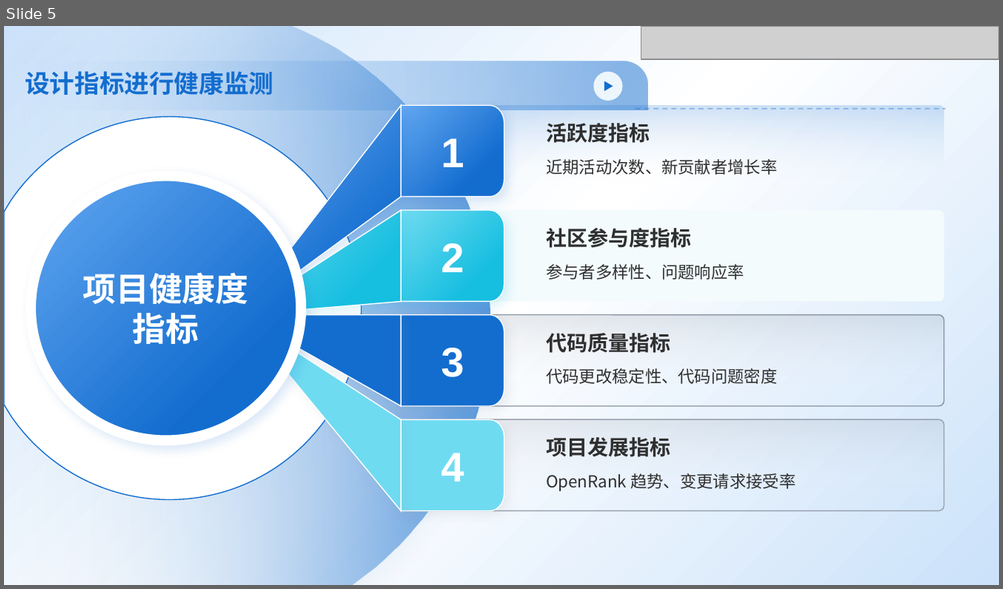
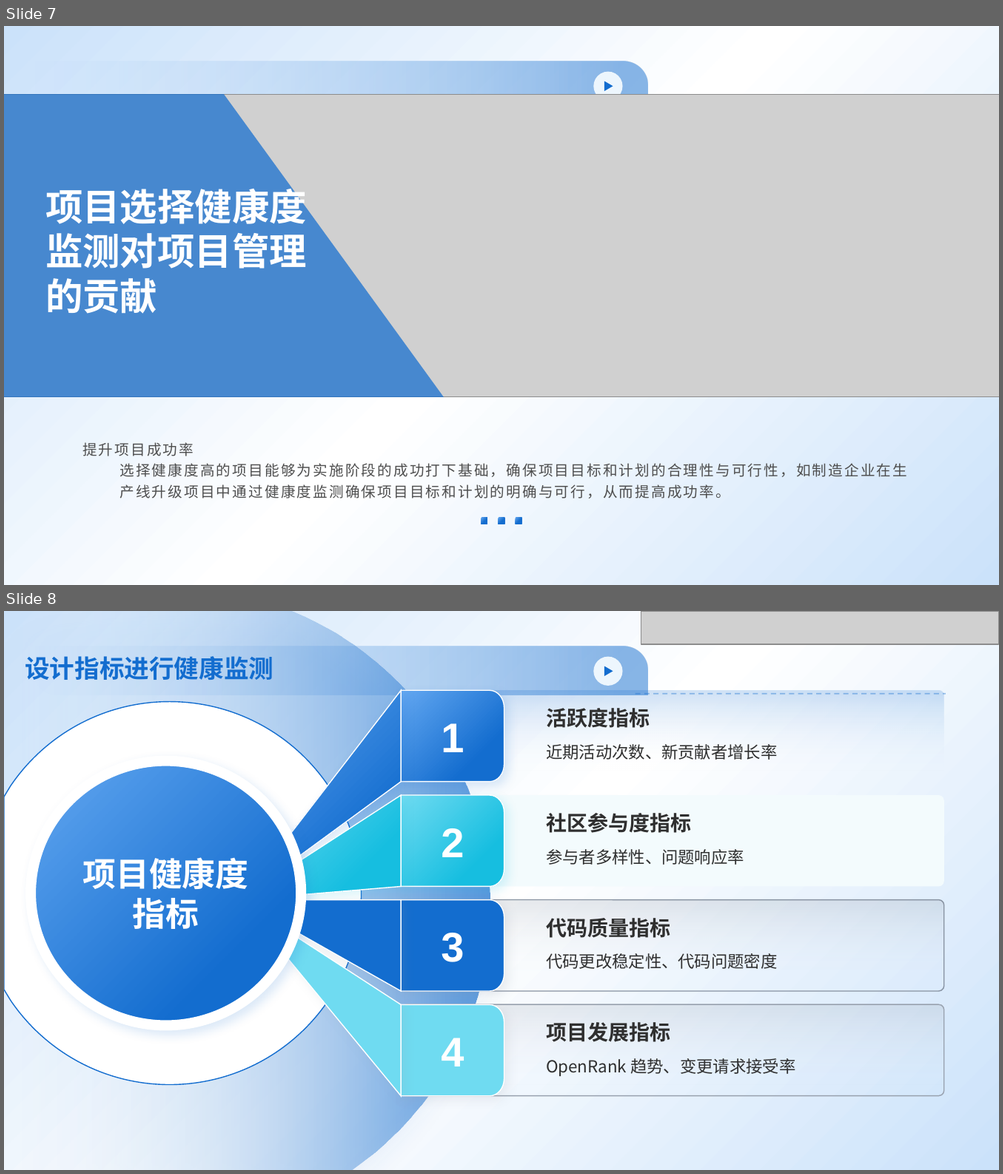
Before and after one commit to zxywx0924/openrank, a slide deck: OpenRank杯初赛——现在游戏中队.pptx. Shown one above the other, each under a label of ours: slide 5 before the commit, slides 7 and 8 after it. The pictures are 1003x589 and 1003x1174 pixels, drawn with LibreOffice and Linux fonts; fonts in the diff are those of the drawing; grey boxes stand for pictures. Boxes give left, top, right and bottom in pixels: in the first picture for what was removed or moved away, otherwise in the second. Text is boxed around its words. In the diff, an @@ line names an element or a change of style, - is before the commit and + after.

```diff
--- a/OpenRank杯初赛——现在游戏中队.pptx
+++ b/OpenRank杯初赛——现在游戏中队.pptx
@@ slide 7 added at bbox=[4, 26, 999, 585], background gradient #CBE2FA to #FFFFFF; not listed: 3 template elements that a slide beside it also shows @@
@@ picture added at bbox=[4, 95, 999, 397] @@
@@ freeform shape added at bbox=[4, 94, 444, 397], fill #136DCF at 72% opacity @@
@@ title added at bbox=[45, 183, 307, 314], 36 pt, text #FFFFFF, bold @@
+项目选择健康度监测对项目管理的贡献
@@ text added at bbox=[82, 443, 908, 499], 14 pt, text #4E4E4E @@
+提升项目成功率
+  选择健康度高的项目能够为实施阶段的成功打下基础，确保项目目标和计划的合理性与可行性，如制造企业在生产线升级项目中通过健康度监测确保项目目标和计划的明确与可行，从而提高成功率。
@@ rectangle added at bbox=[481, 518, 487, 525], fill gradient #63A7F1 to #136DCF @@
@@ rectangle added at bbox=[498, 518, 504, 525], fill gradient #63A7F1 to #136DCF @@
@@ rectangle added at bbox=[515, 518, 521, 525], fill gradient #63A7F1 to #136DCF @@
@@ what was slide 5 is now slide 8 @@
```
Also in this commit, not shown: 1 slide changed, 2 other slides added.
